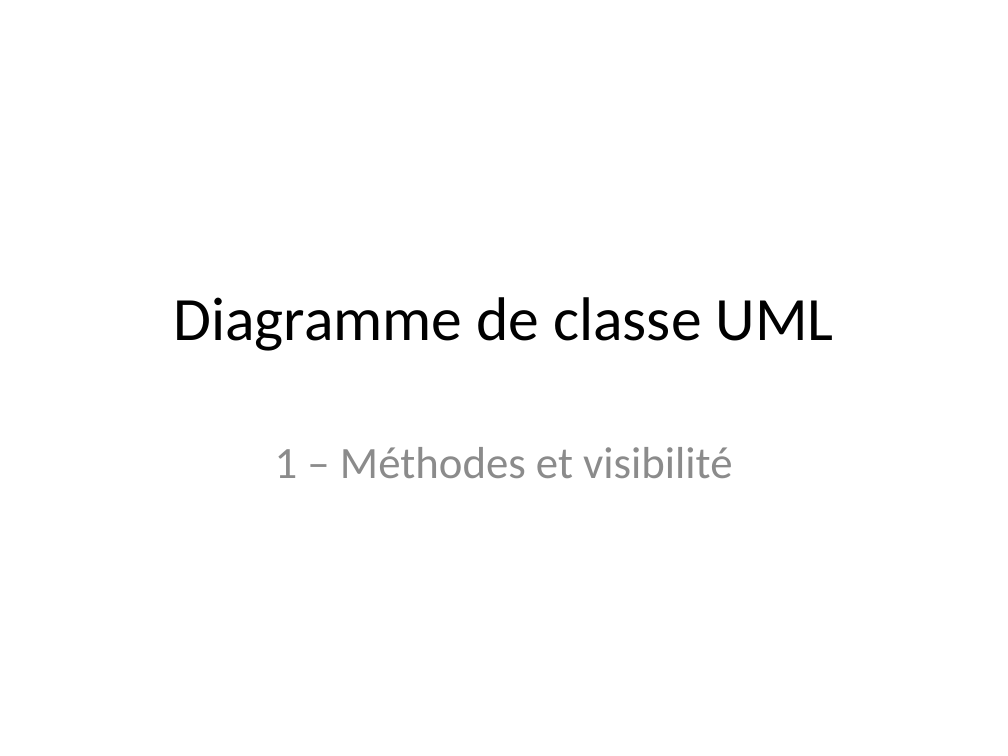
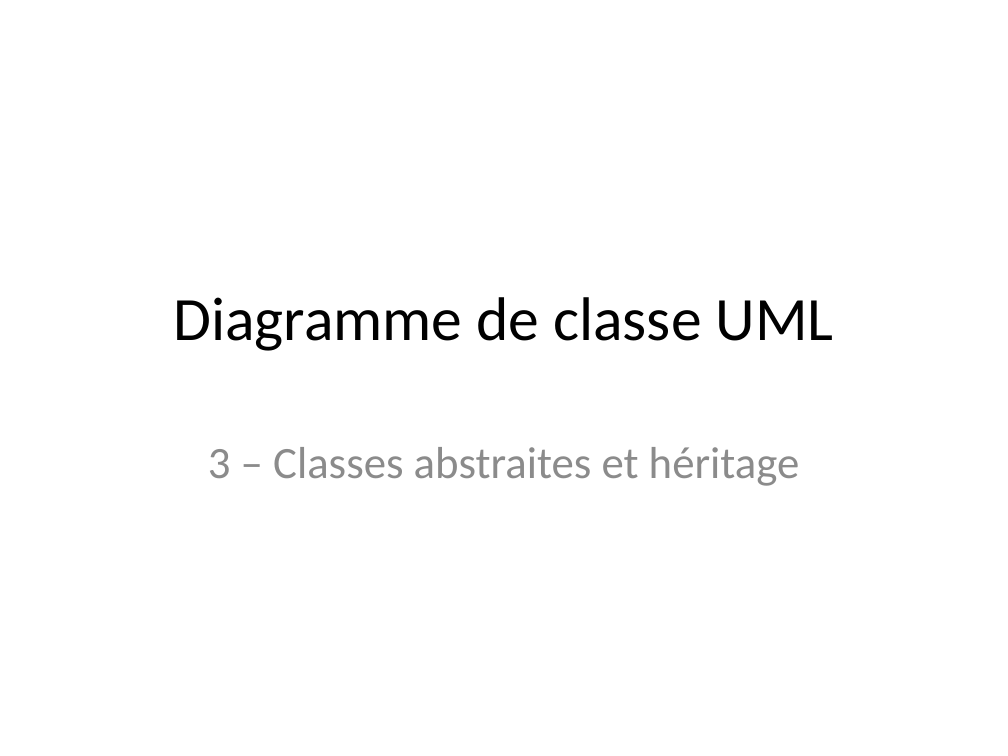
Before and after one commit to profesig/exosOO, a slide deck: slide 1 of Diagramme de classe/L3 - Classes abstraites et héritage/L3 - Classes abstraites et héritage.pptx. Drawn at 1008x756 pixels with LibreOffice and Linux fonts; fonts in the diff are those of the drawing. Boxes give left, top, right and bottom in pixels: in the first picture for what was removed or moved away, otherwise in the second. Text is boxed around its words. In the diff, an @@ line names an element or a change of style, - is before the commit and + after.

Commit message:
L3 - Classes abstraites et héritage

```diff
--- a/Diagramme de classe/L3 - Classes abstraites et héritage/L3 - Classes abstraites et héritage.pptx
+++ b/Diagramme de classe/L3 - Classes abstraites et héritage/L3 - Classes abstraites et héritage.pptx
@@ subtitle at <box>208,447,800,486</box>: text changed @@
-1 – Méthodes et visibilité
+3 – Classes abstraites et héritage
```
Also in this commit, not shown: 1 other slide changed, 2 slides added, 3 slides removed, 5 other files.
